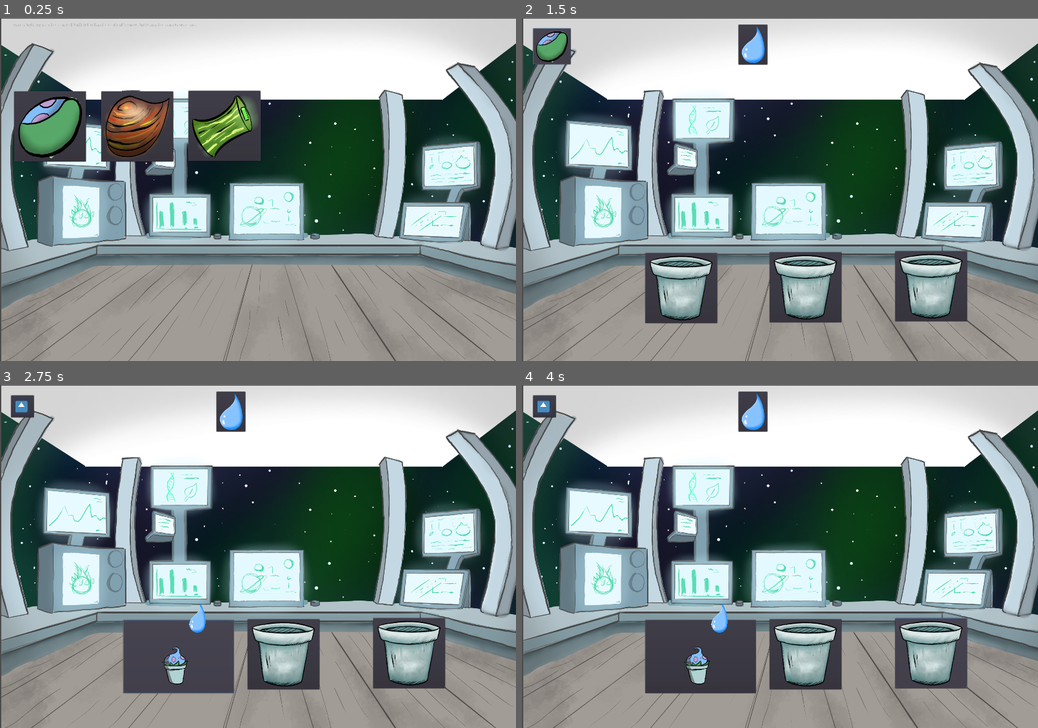
Above: before the commit, frames 1-4 (two rows, left to right).
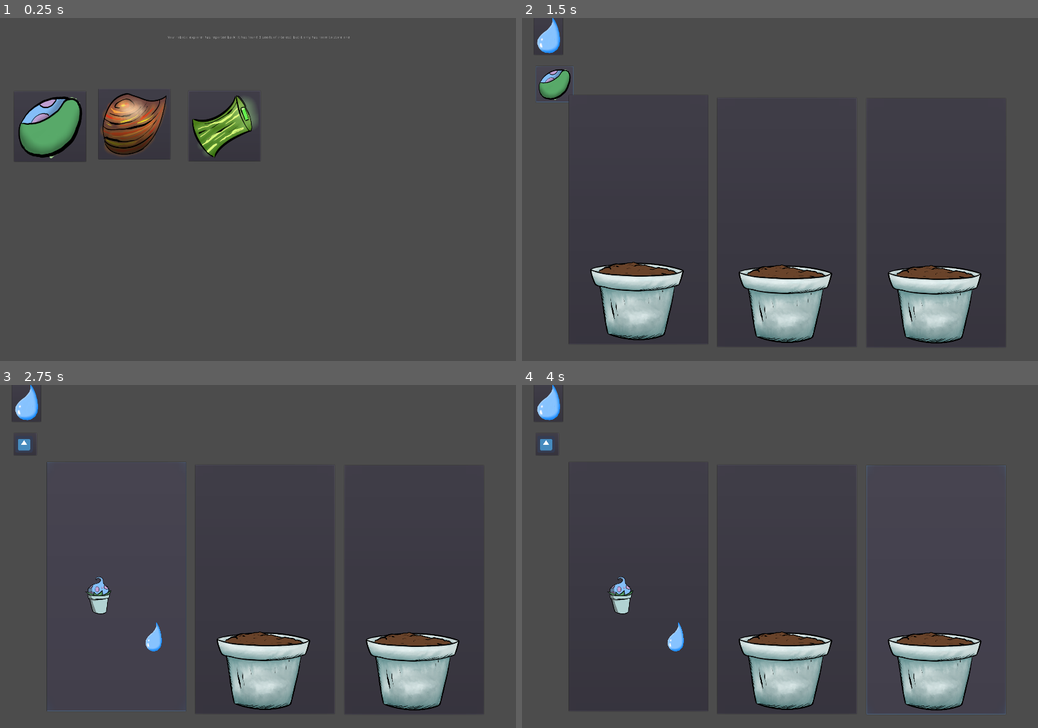
Above: after the commit, the same moments.

Repository: ArgosOfIthica/axil
Game: Godot game, scene res://Main.tscn
Two runs of this game, one before a commit and one after it. Both use one fixed random seed, a clock stepped at 60 frames per second and the inputs below. The engine's default icon, where the game draws it, is replaced by a stand-in: a white triangle on a blue panel in a dark square.
Inputs (mouse positions are in pixels of both pictures, inside the frame that each line leads up to; where the layout moved, square brackets give the same spot in the first picture):
- Up to frame 1 (0.25 s): no input
- Up to frame 2 (1.5 s): click (573, 127) at 0.5 s; click (552, 83) [552, 45] at 1.25 s
- Up to frame 3 (2.75 s): click (113, 587) [159, 655] at 2 s
- Up to frame 4 (4 s): click (785, 590) [805, 655] at 2.75 s; click (934, 590) [929, 652] at 3.5 s

The runs differ from the first frame. In frame 1, 89% of the frame differs, in the area x 0-100%, y 0-100%; in frame 2, 93%; in frame 3, 91%; in frame 4, 91%.

Commit message:
new pots in standardized size

Diff:
--- a/Choose.tscn
+++ b/Choose.tscn
@@ -29,10 +29,10 @@
 
 [node name="Button_2" type="Button" parent="."]
 anchor_right = 1.0
-margin_left = 375.0
-margin_top = 275.0
-margin_right = -1463.0
-margin_bottom = 537.0
+margin_left = 364.182
+margin_top = 265.727
+margin_right = -2367.82
+margin_bottom = 527.727
 icon = ExtResource( 4 )
 __meta__ = {
 "_edit_use_anchors_": false
@@ -51,9 +51,14 @@
 [node name="Label" type="Label" parent="."]
 margin_left = 48.0
 margin_top = 21.0
-margin_right = 751.0
-margin_bottom = 69.0
+margin_right = 1879.0
+margin_bottom = 128.0
 text = "Your robotic explorer has reported back! It has found 3 seeds of interest, but it only has room to store one."
+align = 1
+valign = 1
+__meta__ = {
+"_edit_use_anchors_": false
+}
 [connection signal="pressed" from="Button_1" to="." method="_on_Button_1_pressed" flags=3]
 [connection signal="pressed" from="Button_2" to="." method="_on_Button_2_pressed"]
 [connection signal="button_up" from="Button_3" to="." method="_on_Button_3_button_up"]
--- a/Spaceship.tscn
+++ b/Spaceship.tscn
@@ -1,7 +1,7 @@
 [gd_scene load_steps=8 format=2]
 
 [ext_resource path="res://Spaceship.gd" type="Script" id=1]
-[ext_resource path="res://assets/Test Resolutions/Pot256.png" type="Texture" id=2]
+[ext_resource path="res://assets/Pots/Pot_Dirt_Empty.png" type="Texture" id=2]
 [ext_resource path="res://assets/shitwater.png" type="Texture" id=3]
 [ext_resource path="res://assets/Test Resolutions/shitwater96x143.png" type="Texture" id=4]
 [ext_resource path="res://assets/Main_Screen_BG.png" type="Texture" id=5]
@@ -16,65 +16,65 @@
 }
 
 [node name="Seed" type="Button" parent="."]
-margin_left = 35.0506
-margin_top = 76.8593
-margin_right = 120.051
-margin_bottom = 158.859
+margin_left = 45.2099
+margin_top = 217.992
+margin_right = 130.21
+margin_bottom = 299.992
 icon = SubResource( 1 )
 __meta__ = {
 "_edit_use_anchors_": false
 }
 
 [node name="Pot_1" type="Button" parent="."]
-margin_left = 452.804
-margin_top = 914.806
-margin_right = 720.804
-margin_bottom = 1176.81
+margin_left = 168.179
+margin_top = 326.455
+margin_right = 687.179
+margin_bottom = 1255.45
 icon = ExtResource( 2 )
 __meta__ = {
 "_edit_use_anchors_": false
 }
 
 [node name="Pot_2" type="Button" parent="."]
-margin_left = 915.605
-margin_top = 912.156
-margin_right = 1183.61
-margin_bottom = 1174.16
+margin_left = 721.363
+margin_top = 336.182
+margin_right = 1240.36
+margin_bottom = 1265.18
 icon = ExtResource( 2 )
 __meta__ = {
 "_edit_use_anchors_": false
 }
 
 [node name="Pot_3" type="Button" parent="."]
-margin_left = 1383.71
-margin_top = 908.181
-margin_right = 1651.71
-margin_bottom = 1170.18
+margin_left = 1276.74
+margin_top = 338.177
+margin_right = 1795.74
+margin_bottom = 1267.18
 icon = ExtResource( 2 )
 __meta__ = {
 "_edit_use_anchors_": false
 }
 
 [node name="ThirstyPot1" type="Sprite" parent="."]
-position = Vector2( 728.339, 901.845 )
+position = Vector2( 565.174, 971.471 )
 scale = Vector2( 0.148159, 0.167276 )
 texture = ExtResource( 3 )
 
 [node name="ThirstyPot2" type="Sprite" parent="."]
-position = Vector2( 1188.32, 897.121 )
+position = Vector2( 1139.35, 971.058 )
 scale = Vector2( 0.148159, 0.167276 )
 texture = ExtResource( 3 )
 
 [node name="ThirstyPot3" type="Sprite" parent="."]
-position = Vector2( 1654.7, 892.251 )
+position = Vector2( 1701.07, 980.341 )
 scale = Vector2( 0.148159, 0.167276 )
 texture = ExtResource( 3 )
 
 [node name="Water" type="Button" parent="."]
-margin_left = 800.0
-margin_top = 63.0
-margin_right = 908.0
-margin_bottom = 212.0
+margin_left = 38.1179
+margin_top = 25.8997
+margin_right = 146.118
+margin_bottom = 174.9
 icon = ExtResource( 4 )
 __meta__ = {
 "_edit_use_anchors_": false
@@ -83,6 +83,7 @@
 [node name="ParallaxBackground" type="ParallaxBackground" parent="."]
 
 [node name="Spaceship_BG" type="Sprite" parent="ParallaxBackground"]
+visible = false
 position = Vector2( 963.359, 642.121 )
 texture = ExtResource( 5 )
 
Binary file added: assets/Pots/Pot_Dirt_Empty.png
Not shown, added: assets/Pots/Pot_Dirt_Empty.png.import
Binary file added: assets/Pots/Pot_Dirt_Filled.png
Not shown, added: assets/Pots/Pot_Dirt_Filled.png.import
